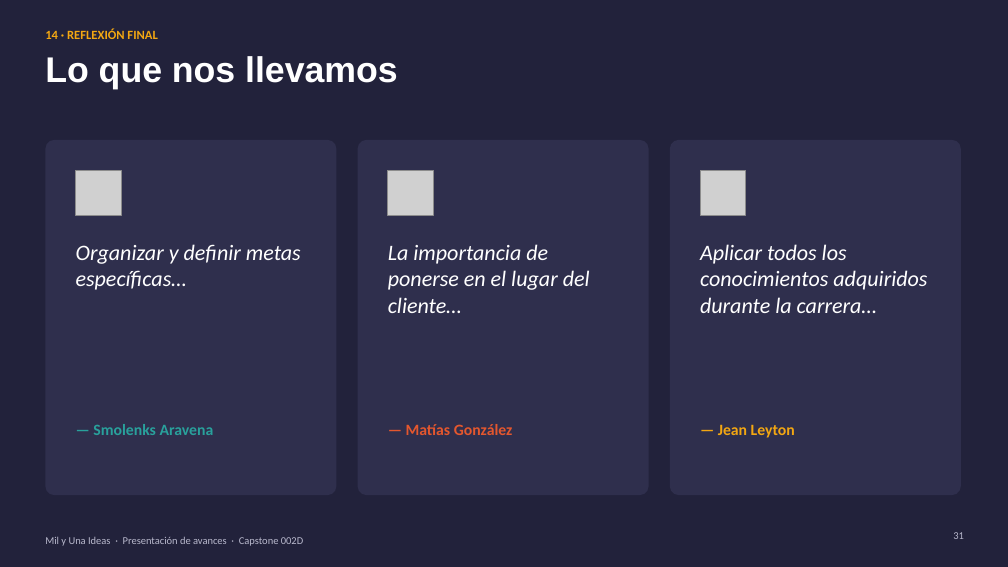
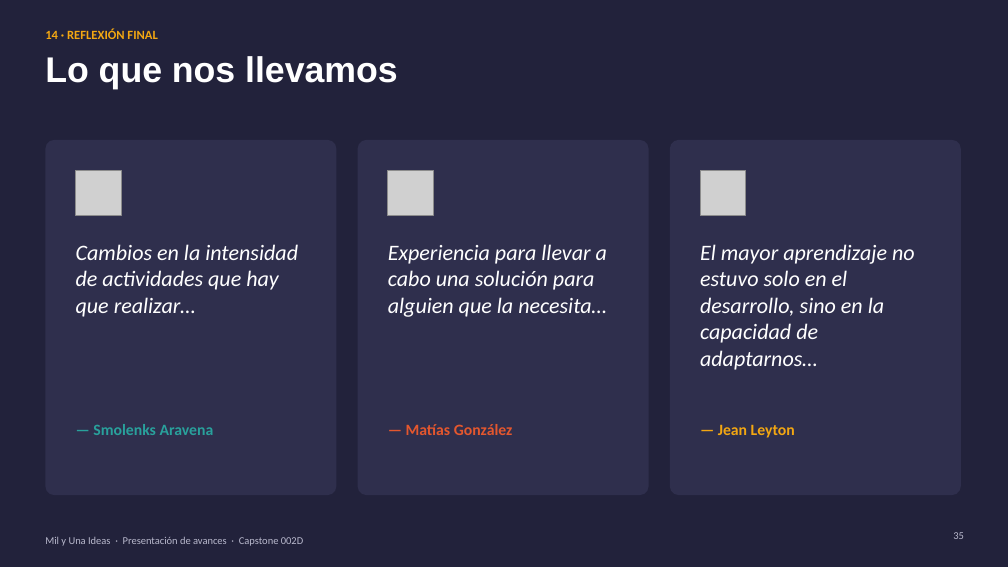
Before and after one commit to smaravena/Capstone_002D_Grupo_10, a slide deck: slide 35 of Fase 2/Evidencias Proyecto/Presentación Proyecto.pptx (slide 31 before the commit). Drawn at 1008x567 pixels with LibreOffice and Linux fonts; fonts in the diff are those of the drawing; grey boxes stand for pictures. Boxes give left, top, right and bottom in pixels: in the first picture for what was removed or moved away, otherwise in the second. Text is boxed around its words. In the diff, an @@ line names an element or a change of style, - is before the commit and + after.

```diff
--- a/Fase 2/Evidencias Proyecto/Presentación Proyecto.pptx
+++ b/Fase 2/Evidencias Proyecto/Presentación Proyecto.pptx
@@ text at [76,244,298,317]: text changed @@
-Organizar y definir metas específicas…
+Cambios en la intensidad de actividades que hay que realizar…
@@ text at [388,244,607,317]: text changed @@
-La importancia de ponerse en el lugar del cliente…
+Experiencia para llevar a cabo una solución para alguien que la necesita…
@@ text at [700,244,915,370]: text changed @@
-Aplicar todos los conocimientos adquiridos durante la carrera…
+El mayor aprendizaje no estuvo solo en el desarrollo, sino en la capacidad de adaptarnos…
```
Also in this commit, not shown: 7 other slides changed, 5 slides added, 1 slide removed, 8 other files.
